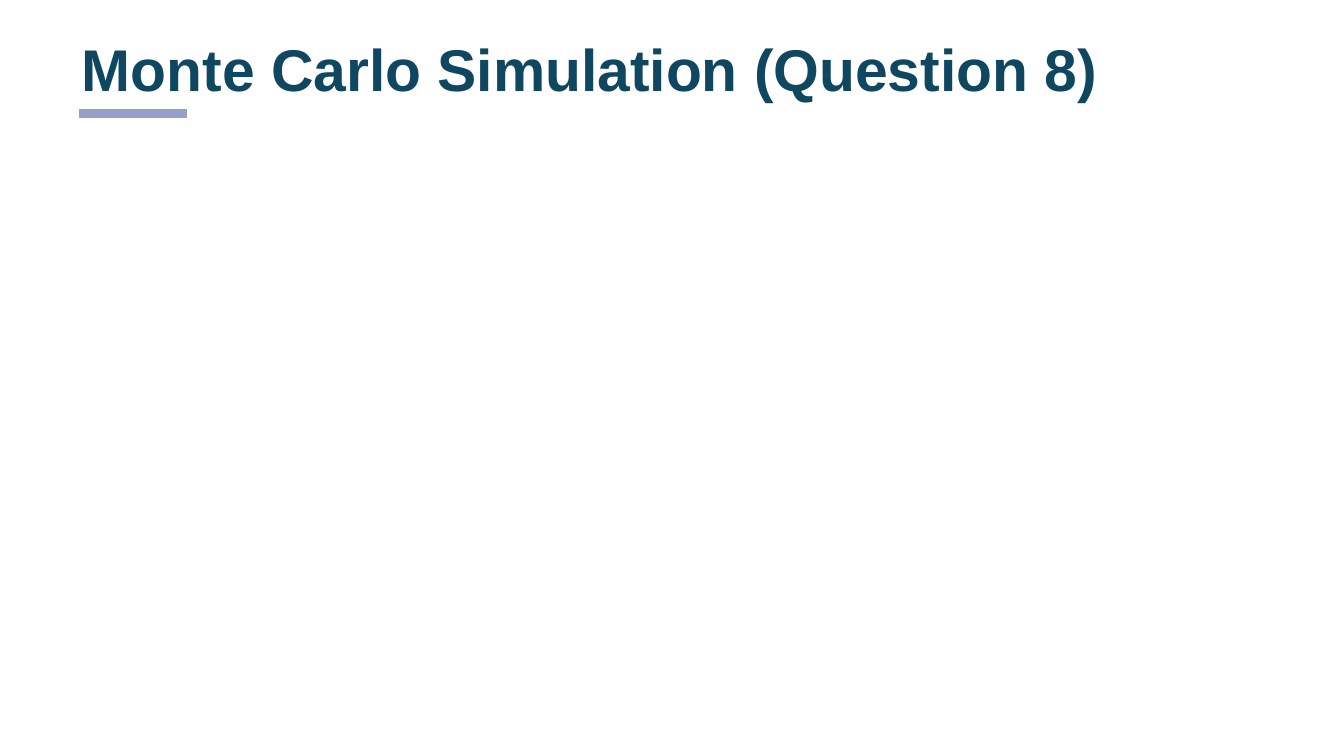
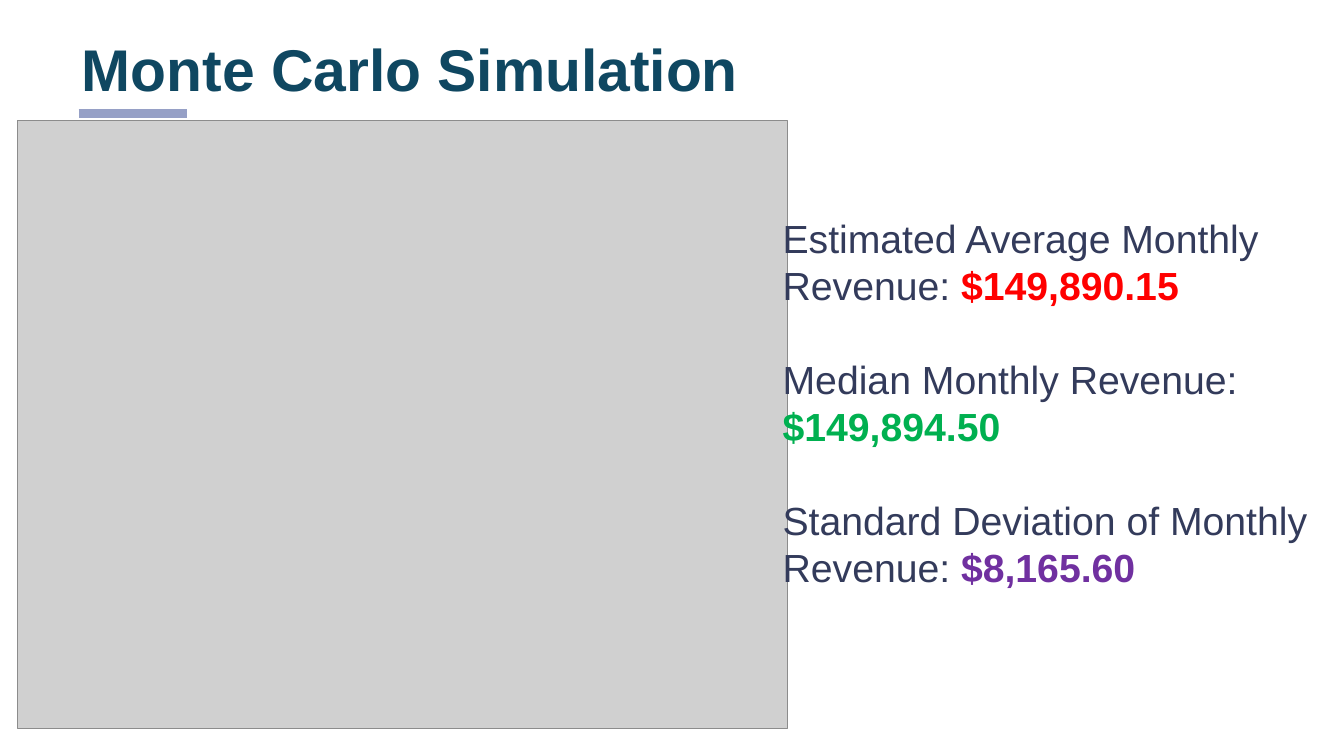
Before and after one commit to Elena-R-P/analytics, a slide deck: slide 19 of TechGear/TechGearCase.pptx (slide 9 before the commit). Drawn at 1344x756 pixels with LibreOffice and Linux fonts; fonts in the diff are those of the drawing; grey boxes stand for pictures. Boxes give left, top, right and bottom in pixels: in the first picture for what was removed or moved away, otherwise in the second. Text is boxed around its words. In the diff, an @@ line names an element or a change of style, - is before the commit and + after.

```diff
--- a/TechGear/TechGearCase.pptx
+++ b/TechGear/TechGearCase.pptx
@@ title at <box>82,48,738,92</box>: text changed @@
-Monte Carlo Simulation (Question 8)
+Monte Carlo Simulation
@@ picture added at <box>17,120,787,728</box> @@
@@ text added at <box>783,222,1307,590</box>, 28 pt, text #333B5B @@
+Estimated Average Monthly Revenue: $149,890.15
+Median Monthly Revenue:
+$149,894.50
+Standard Deviation of Monthly Revenue: $8,165.60
```
Also in this commit, not shown: 5 other slides changed, 13 slides added, 33 other files.
